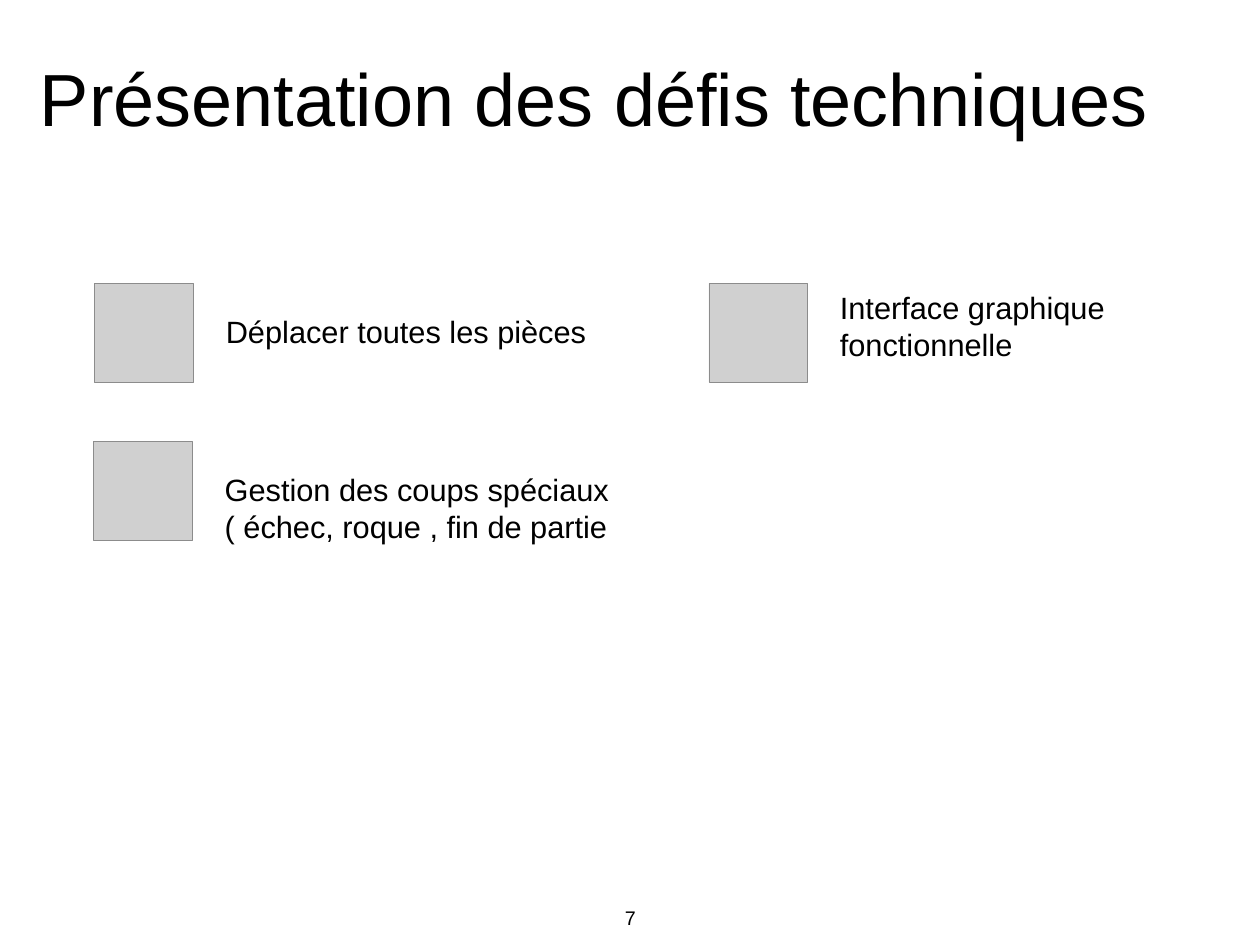
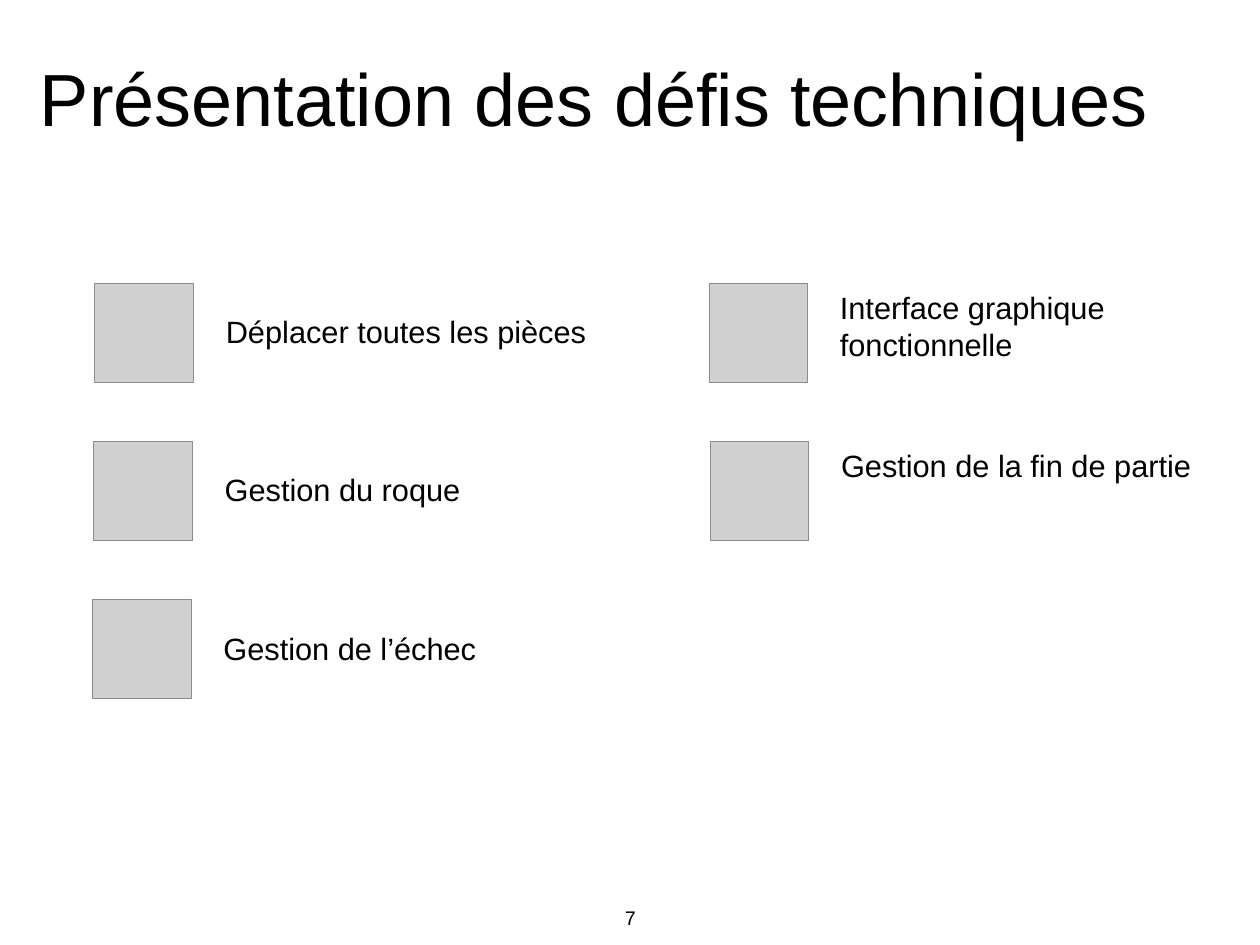
Before and after one commit to skwalala/jeu-d-echec, a slide deck: slide 7 of doc/diapo pour les bouseux.pptx. Drawn at 1260x945 pixels with LibreOffice and Linux fonts; fonts in the diff are those of the drawing; grey boxes stand for pictures. Boxes give left, top, right and bottom in pixels: in the first picture for what was removed or moved away, otherwise in the second. Text is boxed around its words. In the diff, an @@ line names an element or a change of style, - is before the commit and + after.

```diff
--- a/doc/diapo pour les bouseux.pptx
+++ b/doc/diapo pour les bouseux.pptx
@@ picture added at (711, 442, 809, 541) @@
@@ text at (225, 478, 461, 507): text changed @@
-Gestion des coups spéciaux ( échec, roque , fin de partie
+Gestion du roque
@@ text added at (841, 454, 1191, 482), 25 pt, text #000000 @@
+Gestion de la fin de partie
@@ picture added at (92, 600, 191, 698) @@
@@ text added at (223, 637, 476, 661), 25 pt, text #000000 @@
+Gestion de l’échec
```
Also in this commit, not shown: 4 other slides changed, 2 slides added, 1 slide removed, 18 other files.
